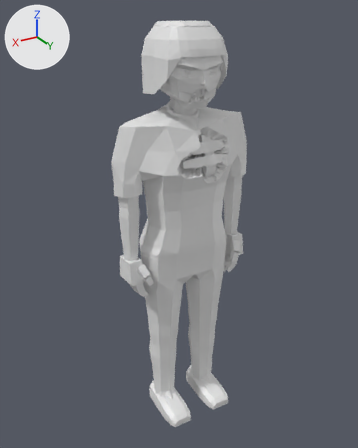
The glTF model assets/models/zombie_nurse_f_b3.glb, before and after one commit.
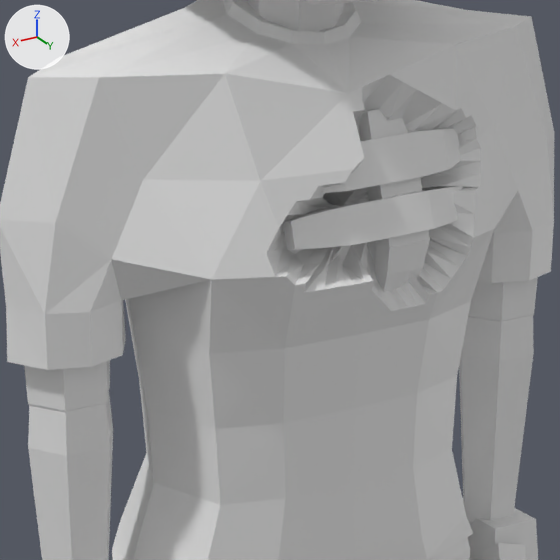
There are two pictures of each version: one whole from a 50 mm lens placed at (1.142, 1.859, 1.957), pointed at (0.014, -0.021, 1.017), one close up on the part from 31% to 69% of the width and 24% to 54% of the height. Lighting does not change. The marker at upper left points along +X, +Y and +Z. The last two pictures show the newer version. Vertices at exactly the same position are counted once.

The first close-up shows 'zombie_nurse_f_b3'.
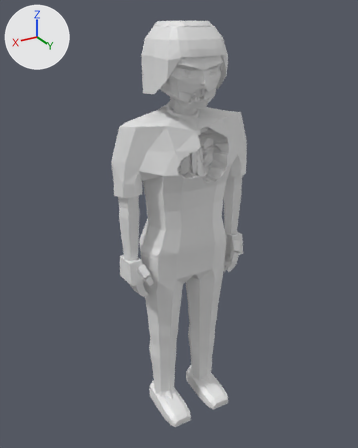
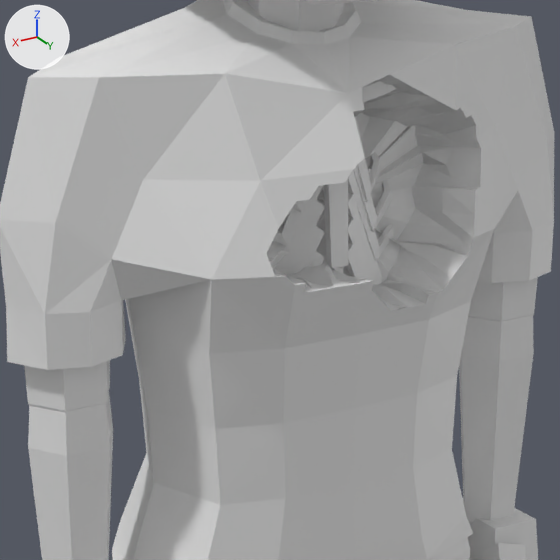
Location of each change, [x1, y1, x2, y2] in pixels of the close-ups (560 x 560 px; the box of a moved part takes in the faces that stretch with it):
part 1 of me_zombie_nurse_f_b3, added
    after: [274, 185, 323, 273]
part 2 of me_zombie_nurse_f_b3, added (mostly hidden)
    after: [308, 251, 325, 267]
part 3 of me_zombie_nurse_f_b3, added
    after: [347, 244, 365, 279]
part 4 of me_zombie_nurse_f_b3, moved or reshaped
    both: [267, 75, 481, 311]

The change, as a diff of the scene's bpy script:
```diff
--- a/assets/models/zombie_nurse_f_b3.glb.py
+++ b/assets/models/zombie_nurse_f_b3.glb.py
@@ me_zombie_nurse_f_b3 @@
 # used by ob_zombie_nurse_f_b3; location = (0.0, 0.0, 0.0)
-me_zombie_nurse_f_b3.from_pydata(...)  # 1917 vertices, 3654 faces; spans x -0.35..0.35, y -0.16..0.2, z 0.0..1.92
+me_zombie_nurse_f_b3.from_pydata(...)  # 2293 vertices, 4322 faces; spans x -0.35..0.35, y -0.16..0.2, z 0.0..1.92
+# me_zombie_nurse_f_b3 part 1: a new loose piece of 28 vertices spanning x 0.01..0.13, y -0.09..0.08, z 1.29..1.4
+# me_zombie_nurse_f_b3 part 2: a new loose piece of 28 vertices spanning x 0.01..0.15, y -0.09..0.08, z 1.18..1.32
+# me_zombie_nurse_f_b3 part 3: a new loose piece of 28 vertices spanning x -0.15..-0.01, y -0.09..0.08, z 1.18..1.32
+# me_zombie_nurse_f_b3 part 4: 217 vertices moved from x -0.16..0.09, y 0.03..0.14, z 1.27..1.46 to x -0.16..0.12, y -0.09..0.12, z 1.26..1.48; 1 vertex removed from x 0.01, y 0.11, z 1.32; 213 vertices added at x -0.15..0.15, y -0.09..0.11, z 1.22..1.48
+# other edits to the shape of me_zombie_nurse_f_b3 do not show in these pictures
```
